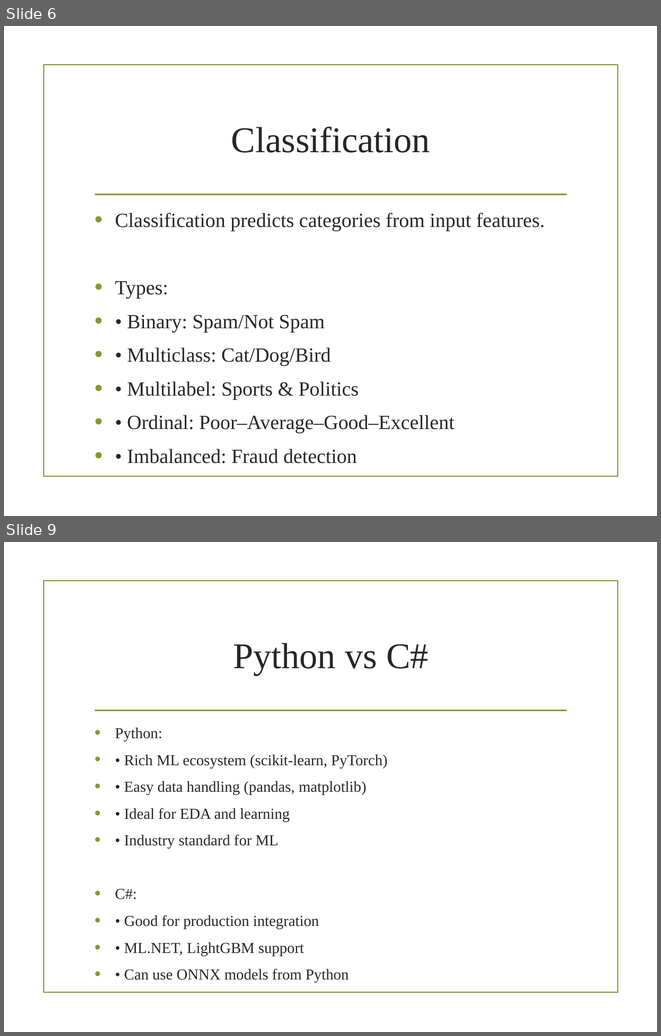
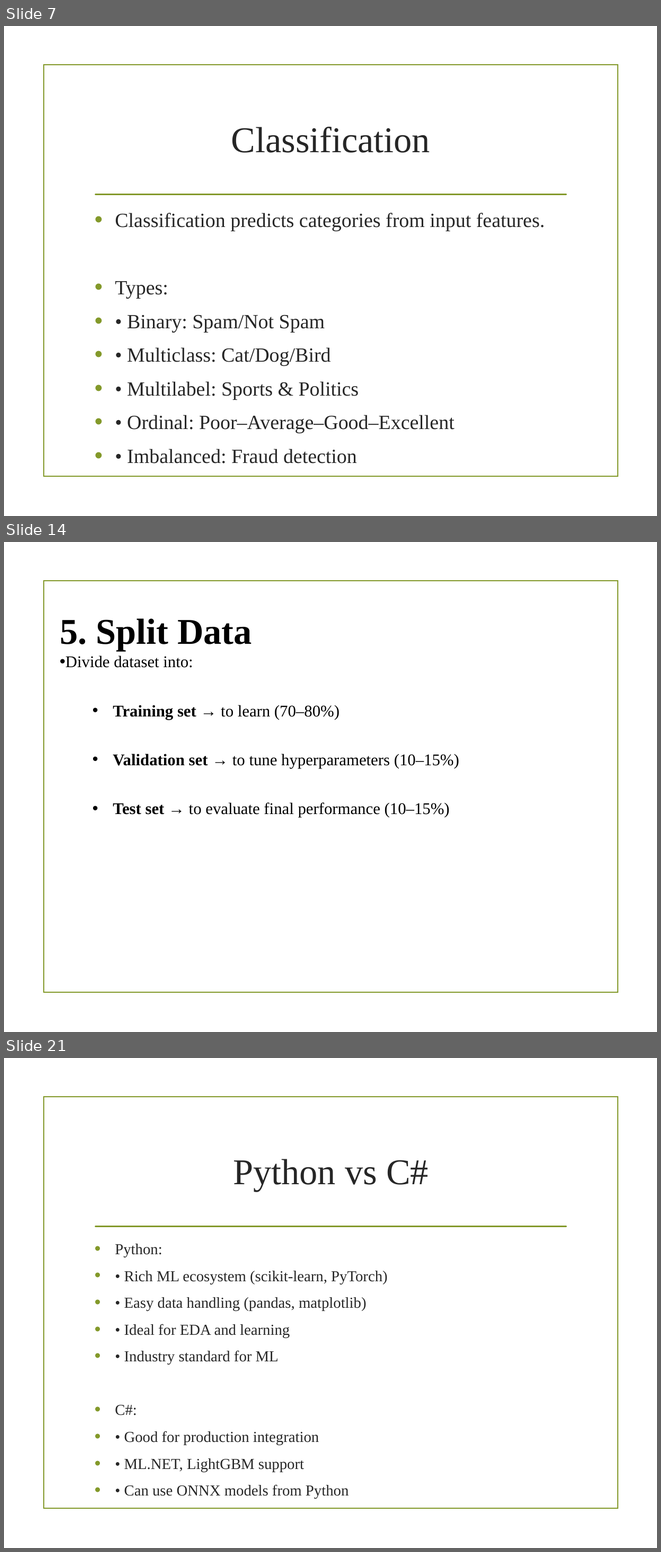
Before and after one commit to gecezeeshan/QuickRef, a slide deck: DataScience/Machine_Learning_Overview.pptx. Shown one above the other, each under a label of ours: slides 6 and 9 before the commit, slides 7, 14 and 21 after it; the slides between them are not shown. The pictures are 661x1036 and 661x1552 pixels, drawn with LibreOffice and Linux fonts; fonts in the diff are those of the drawing; background and template pictures are left out. Boxes give left, top, right and bottom in pixels: in the first picture for what was removed or moved away, otherwise in the second. Text is boxed around its words. In the diff, an @@ line names an element or a change of style, - is before the commit and + after.

```diff
--- a/DataScience/Machine_Learning_Overview.pptx
+++ b/DataScience/Machine_Learning_Overview.pptx
@@ slide 14 added at [4, 542, 657, 1032], background picture (left out); not listed: 1 template element that a slide beside it also shows @@
@@ text added at [60, 618, 459, 818], 18 pt, text #000000 @@
+5. Split Data
+• Divide dataset into:
+  • Training set → to learn (70–80%)
+  • Validation set → to tune hyperparameters (10–15%)
+  • Test set → to evaluate final performance (10–15%)
@@ what was slide 6 is now slide 7 @@
@@ what was slide 9 is now slide 21 @@
```
Also in this commit, not shown: 5 slides changed, 12 other slides added, 1 slide removed, 4 other files.
